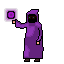
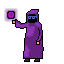
Two versions of the same layered image (64px x 64px). Layer-by-layer changes:
painted on "Layer 1" over [28, 16, 37, 19]
